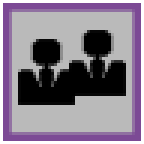
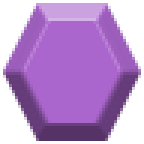
The second 144 × 144 image is a revision of the first. Changes to its layers:
hid "collegue Kopie" over [18,30,126,105]
added layer "Polygon 2" in group "Group 1" over [3,3,141,141]
hid "Rechteck 1" over [3,3,141,141]
